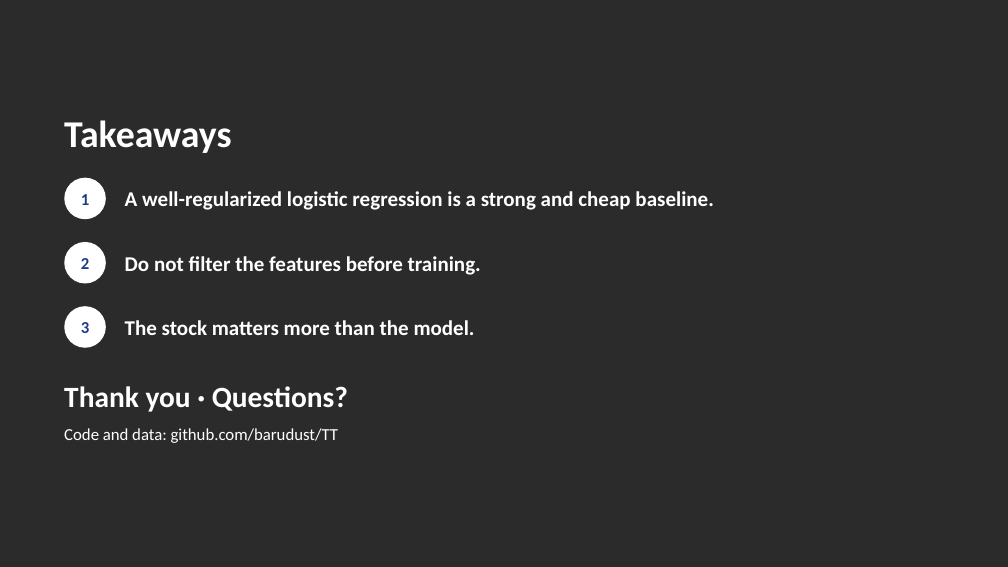
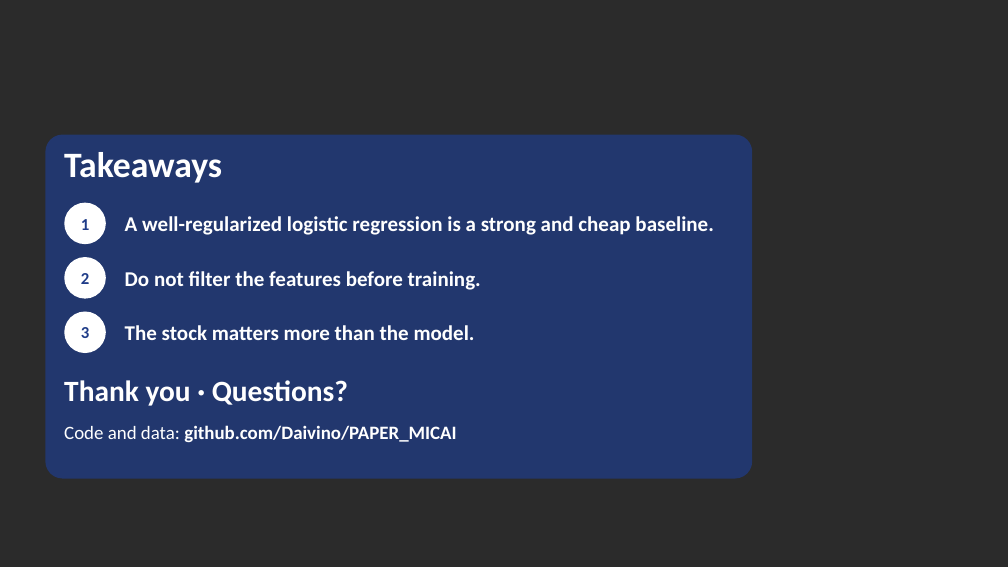
Before and after one commit to barudust/TT, a slide deck: slide 11 of PAPER_MICAI/presentacion_micai/MICAI2026_benchmark_trading_signals.pptx. Drawn at 1008x567 pixels with LibreOffice and Linux fonts; fonts in the diff are those of the drawing; background and template pictures are left out; a plain dark background stands for a picture behind light text. Boxes give left, top, right and bottom in pixels: in the first picture for what was removed or moved away, otherwise in the second. Text is boxed around its words. In the diff, an @@ line names an element or a change of style, - is before the commit and + after.

```diff
--- a/PAPER_MICAI/presentacion_micai/MICAI2026_benchmark_trading_signals.pptx
+++ b/PAPER_MICAI/presentacion_micai/MICAI2026_benchmark_trading_signals.pptx
@@ rounded rectangle added at (x1=45, y1=135, x2=752, y2=479), fill #1F3C88 at 72% opacity @@
@@ text "Takeaways" moved from (x1=64, y1=120, x2=231, y2=153) to (x1=64, y1=152, x2=222, y2=183) @@
@@ text "Takeaways" at (x1=64, y1=152, x2=222, y2=183): size 36 to 34 pt @@
@@ ellipse "1" moved from (x1=64, y1=178, x2=106, y2=219) to (x1=64, y1=203, x2=106, y2=244) @@
@@ text "A well-regularized logistic regression is ..." moved from (x1=125, y1=191, x2=713, y2=210) to (x1=125, y1=216, x2=713, y2=235) @@
@@ ellipse "2" moved from (x1=64, y1=242, x2=106, y2=284) to (x1=64, y1=257, x2=106, y2=299) @@
@@ text "Do not filter the features ..." moved from (x1=125, y1=256, x2=481, y2=275) to (x1=125, y1=271, x2=481, y2=290) @@
@@ ellipse "3" moved from (x1=64, y1=306, x2=106, y2=348) to (x1=64, y1=312, x2=106, y2=353) @@
@@ text "The stock matters more than ..." moved from (x1=125, y1=320, x2=475, y2=335) to (x1=125, y1=325, x2=475, y2=340) @@
@@ text "Thank you · Questions?" moved from (x1=64, y1=386, x2=348, y2=412) to (x1=64, y1=380, x2=348, y2=406) @@
@@ text at (x1=64, y1=425, x2=456, y2=442): text changed; size 16 to 18 pt; bold on @@
-Code and data: github.com/barudust/TT
+Code and data: github.com/Daivino/PAPER_MICAI
```
Also in this commit, not shown: 4 other slides changed, 24 other files.
